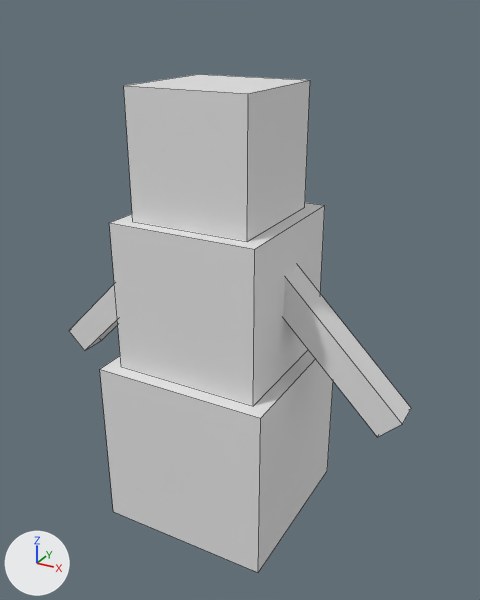
Renders of the Blender file snowman/snowman.blend from each side of a commit.
Rendered twice from a 50 mm lens placed at (4.16, -7.08, 6.8), pointed at (0.21, 0.1, 3.21). The axes (+X, +Y, +Z) are drawn at lower left. The lights are the same throughout. Mesh edges are drawn as thin lines.
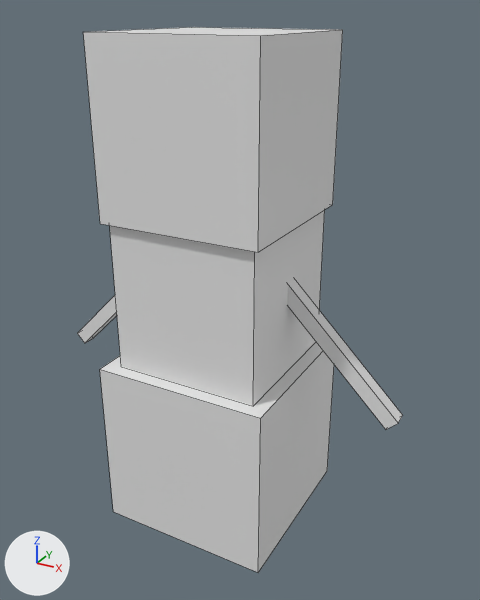
Edits to the bpy script that builds the scene:
```text
Change ob_cube_004:
    ob_cube_004.scale: (1.2, 0.2, 0.2) -> (1.2, 0.1, 0.1)
Change ob_cube_001:
    ob_cube_001.location: (0.0, 0.0, 5.19) -> (0.0, 0.0, 5.48)
    ob_cube_001.scale: (0.8, 0.8, 0.8) -> (1.08, 1.08, 1.08)
Change ob_cube:
    ob_cube.rotation_euler: (0.0, 0.785, 0.0) -> (0.0, 0.0, 0.0)  # degrees (0, 45, 0) -> degrees (0, 0, 0)
    ob_cube.location: (1.62, 0.0, 2.9) -> (0.0, 0.0, 5.19)
    ob_cube.scale: (1.2, 0.2, 0.2) -> (0.8, 0.8, 0.8)
Add ob_arm_left:
    ob_arm_left = bpy.data.objects.new('arm.left', me_cube)
    ob_arm_left.location = (1.62, 0.0, 2.9)
    ob_arm_left.rotation_euler = (0.0, 0.785, 0.0)  # degrees (0, 45, 0)
    ob_arm_left.scale = (1.2, 0.1, 0.1)
```

Boxes (x1, y1, x2, y2) around the edits, measured in the pictures (480 x 600 px):
'Cube.001', moved, rescaled (40% wider, 35% taller): before (124, 74, 310, 241); after (83, 27, 343, 252)
'Cube', moved, rescaled, turned (not visible afterwards): before (284, 266, 411, 437)
'arm.left', added: after (288, 280, 403, 429)
'Cube.004', rescaled: before (69, 285, 118, 351); after (77, 295, 117, 343)
